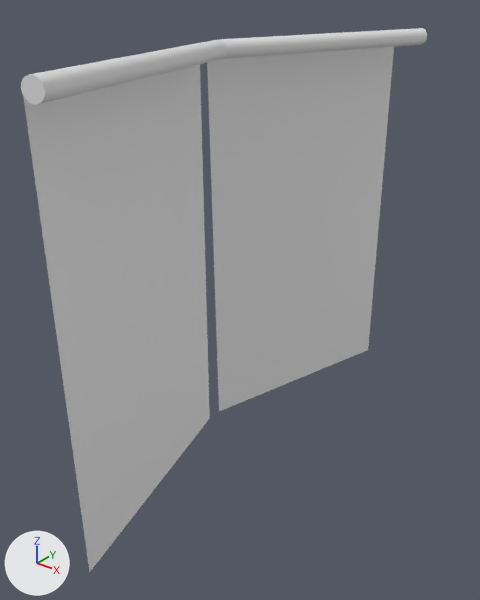
The FBX model Game_dev/exports/curtains_opening_fixed.fbx: old version first, new version second.
Camera for both pictures: a camera (50 mm lens) standing at (-1.144, -1.048, 1.331) and looking at (-2.186, 0.255, 0.524). Lighting does not change. The marker at lower left points along +X, +Y and +Z. Where no turn or scale is listed for an object, it has been applied to the vertices.
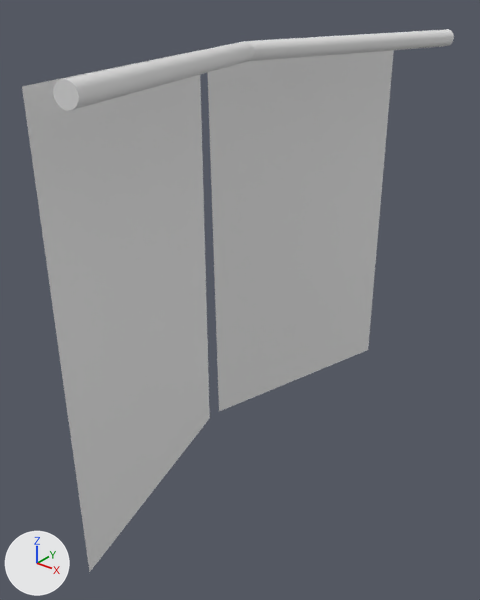
What changed in the scene script:
```text
Change ob_cylinder002:
    ob_cylinder002.location: (-2.105, -0.383, 1.168) -> (-2.02, -0.383, 1.168)
Change ob_cylinder003:
    ob_cylinder003.location: (-2.082, 1.017, 1.168) -> (-1.998, 1.017, 1.168)
```

Pixel boxes (x1, y1, x2, y2) of what changed, in the pictures (480 x 600 px):
'Cylinder002', moved: before (21, 40, 227, 105); after (53, 41, 254, 111)
'Cylinder003', moved: before (220, 28, 427, 59); after (247, 29, 454, 61)
